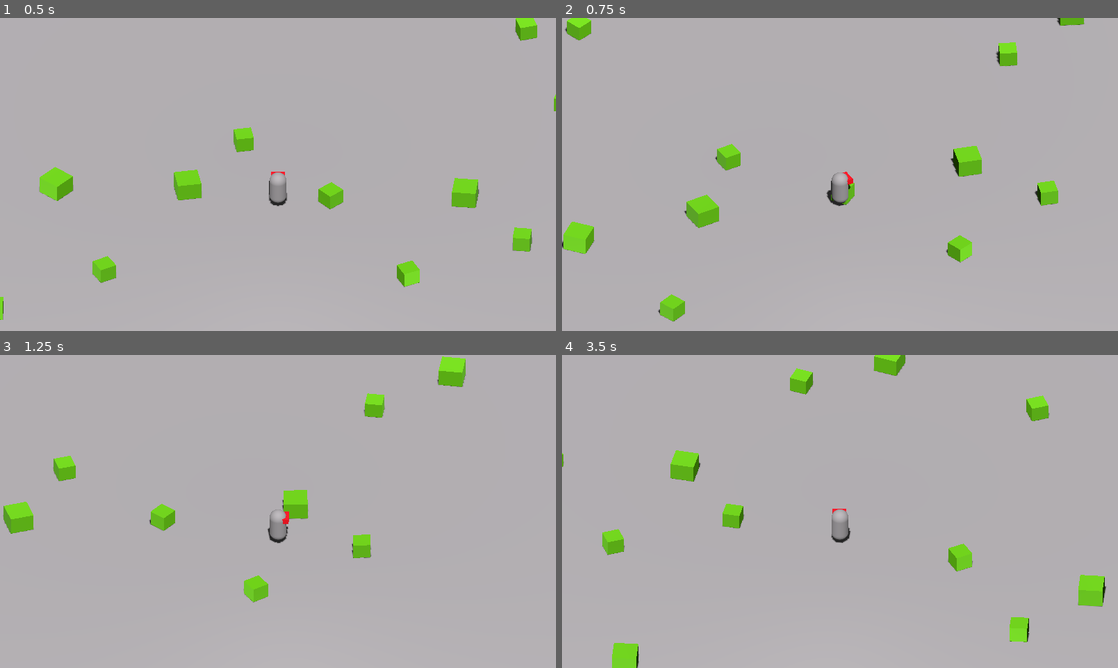
Above: before the commit, frames 1-4 (two rows, left to right).
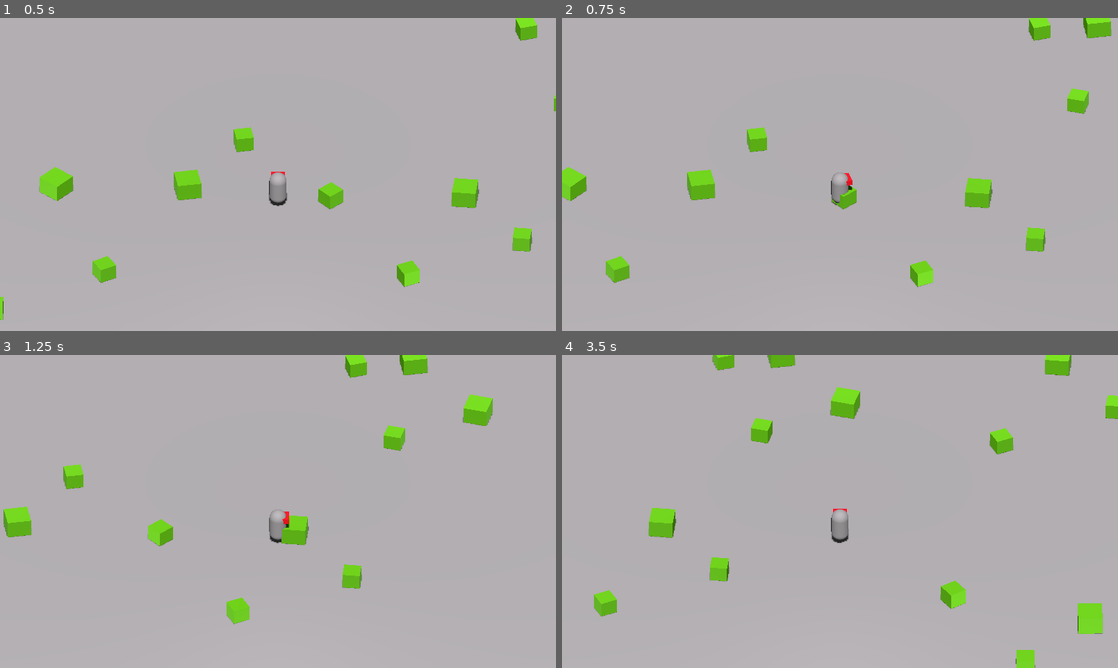
Above: after the commit, the same moments.

Repository: dino460/Synchronicity
Game: Godot game, scene res://main.tscn
Same seed, same stepped clock (60 frames per second), same inputs: the game is played once before the commit and once after it.
Inputs:
- Up to frame 1 (0.5 s): no input
- Up to frame 2 (0.75 s): tap Enter at 0.5 s; hold D (player_move_right) from 0.53 s (still down); tap Q (rotate_camera_anticlockwise) at 0.6 s
- Up to frame 3 (1.25 s): keep holding D (player_move_right); tap E (rotate_camera_clockwise) at 0.8 s
- Up to frame 4 (3.5 s): release D (player_move_right) at 1.28 s; hold S (player_move_backward) 1.28-2.03 s; tap E (rotate_camera_clockwise) at 1.35, 2.3, 2.85 s; tap Q (rotate_camera_anticlockwise) at 1.55, 2.1, 3.05 s; hold D (player_move_right) 2.03-2.78 s; hold W (player_move_forward) from 2.78 s (still down)

Frame 1 is identical in both runs. In frame 2, 6.4% of the frame differs, in the area x 0-99%, y 0-98%; in frame 3, 4.8%; in frame 4, 6.8%, in the area x 0-100%, y 0-100%.
Error after the commit: Parse Error: Expected ":" after "else". (res://scripts/camera_controller.gd:21)

Commit message:
Minor Camera tweaks

Diff:
--- a/scripts/camera_controller.gd
+++ b/scripts/camera_controller.gd
@@ -8,15 +8,15 @@
 var target_rotation: float = 0.0
 
 func _ready() -> void:
-    self.rotation.y = 0.0
+	self.rotation.y = 0.0
 
 func _process(delta: float) -> void:
-    if Input.is_action_just_pressed("rotate_camera_clockwise"):
-        target_rotation += deg_to_rad(rotation_angle)
-    elif Input.is_action_just_pressed("rotate_camera_anticlockwise"):
-        target_rotation -= deg_to_rad(rotation_angle)
+	if Input.is_action_just_pressed("rotate_camera_clockwise"):
+		target_rotation += deg_to_rad(rotation_angle)
+	elif Input.is_action_just_pressed("rotate_camera_anticlockwise"):
+		target_rotation -= deg_to_rad(rotation_angle)
 
-    if not is_equal_approx(self.rotation.y, target_rotation):
-        self.rotation.y = lerp_angle(self.rotation.y, target_rotation, delta * rotation_speed)
-    elif is_equal_approx(self.rotation.y, target_rotation):
-        self.rotation.y = target_rotation
+	if not is_equal_approx(self.rotation.y, target_rotation):
+		self.rotation.y = lerp_angle(self.rotation.y, target_rotation, delta * rotation_speed)
+	else
+		self.rotation.y = target_rotation
